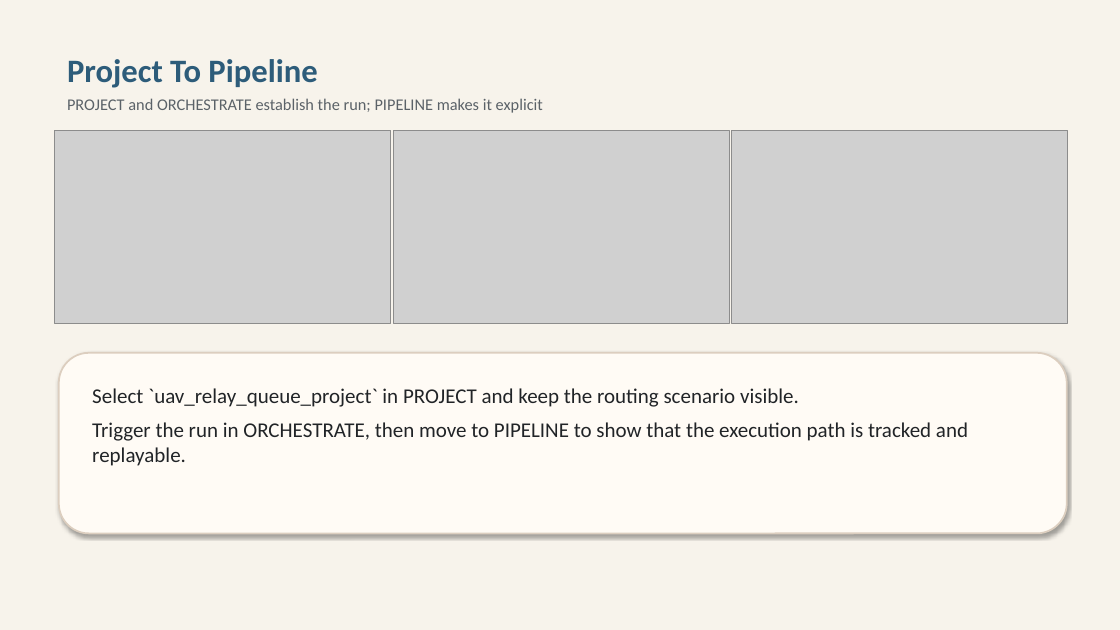
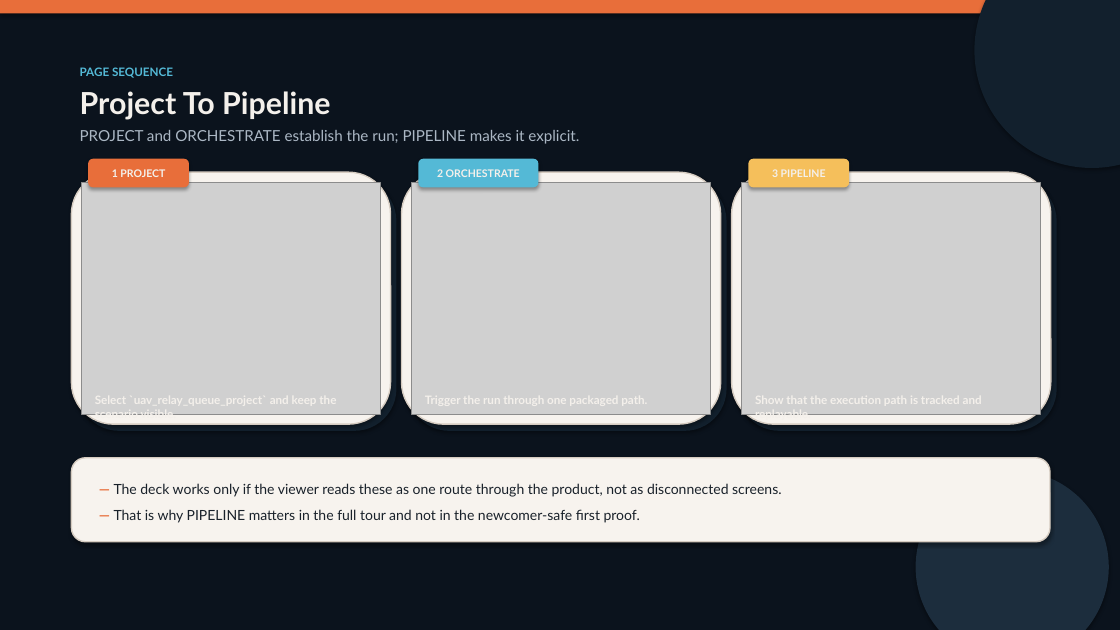
Before and after one commit to ThalesGroup/agilab, a slide deck: slide 3 of docs/source/AGILAB_UAV_Full_Tour_Slides.pptx. Drawn at 1120x630 pixels with LibreOffice and Linux fonts; fonts in the diff are those of the drawing; grey boxes stand for pictures. Boxes give left, top, right and bottom in pixels: in the first picture for what was removed or moved away, otherwise in the second. Text is boxed around its words. In the diff, an @@ line names an element or a change of style, - is before the commit and + after.

```diff
--- a/docs/source/AGILAB_UAV_Full_Tour_Slides.pptx
+++ b/docs/source/AGILAB_UAV_Full_Tour_Slides.pptx
@@ background #F7F3EB to #0B131D @@
@@ rectangle added at (0, 0, 1120, 13), fill #E86E3A @@
@@ ellipse added at (975, 0, 1120, 168), fill #12202D @@
@@ text "Project To Pipeline": place and size @@
-text "Project To Pipeline" at (67, 59, 543, 113)
+text "Project To Pipeline" at (80, 91, 579, 144)
@@ text added at (80, 67, 173, 78), 10 pt, text #54B9D6, bold @@
+PAGE SEQUENCE
@@ text at (80, 91, 330, 119): size 28 to 26 pt, font Calibri to Lato, text colour #2D5C7A to #F4F0EB in "Project To Pipeline"; more space between paragraphs @@
@@ picture removed at (55, 130, 391, 323) @@
@@ text at (80, 130, 579, 144): text changed; size 14 to 13 pt; font Calibri to Lato; text colour #5B6268 to #ABB7C4 @@
-PROJECT and ORCHESTRATE establish the run; PIPELINE makes it explicit
+PROJECT and ORCHESTRATE establish the run; PIPELINE makes it explicit.
@@ picture removed at (393, 130, 729, 323) @@
@@ picture removed at (732, 130, 1068, 323) @@
@@ rounded rectangle added at (71, 172, 391, 424), fill #F7F3EE, outline #D6CCC1 1.2 pt @@
@@ rounded rectangle added at (77, 179, 397, 431), fill #12202D @@
@@ rounded rectangle added at (88, 159, 189, 187), fill #E86E3A, 9 pt, text #F4F0EB, bold @@
+1 PROJECT
@@ rounded rectangle added at (402, 172, 721, 424), fill #F7F3EE, outline #D6CCC1 1.2 pt @@
@@ rounded rectangle added at (408, 179, 727, 431), fill #12202D @@
@@ rounded rectangle added at (418, 159, 539, 187), fill #54B9D6, 9 pt, text #F4F0EB, bold @@
+2 ORCHESTRATE
@@ rounded rectangle added at (732, 172, 1051, 424), fill #F7F3EE, outline #D6CCC1 1.2 pt @@
@@ rounded rectangle added at (738, 179, 1057, 431), fill #12202D @@
@@ rounded rectangle added at (749, 159, 849, 187), fill #F5BF5B, 9 pt, text #F4F0EB, bold @@
+3 PIPELINE
@@ picture added at (82, 182, 381, 414) @@
@@ picture added at (412, 182, 711, 414) @@
@@ picture added at (742, 182, 1041, 414) @@
@@ text removed at (92, 388, 968, 466) @@
-Select `uav_relay_queue_project` in PROJECT and keep the routing scenario visible.
-Trigger the run in ORCHESTRATE, then move to PIPELINE to show that the execution path is tracked and replayable.
@@ text added at (95, 414, 177, 421), 10 pt, text #F4F0EB, bold @@
+Select `uav_relay_queue_project` and keep the scenario visible.
@@ text added at (755, 414, 811, 421), 10 pt, text #F4F0EB, bold @@
+Show that the execution path is tracked and replayable.
@@ rounded rectangle: place and size @@
-rounded rectangle at (59, 353, 1067, 534)
+rounded rectangle at (71, 458, 1050, 542)
@@ rounded rectangle at (71, 458, 1050, 542): fill #FFFBF5 to #F7F3EE; outline #DCCEBF 1.5 pt to #D6CCC1 1.2 pt @@
@@ ellipse added at (916, 471, 1109, 630), fill #1C2D3D @@
@@ text added at (114, 483, 781, 523), 12 pt, text #19212A @@
+— The deck works only if the viewer reads these as one route through the product, not as disconnected screens.
+— That is why PIPELINE matters in the full tour and not in the newcomer-safe first proof.
```
Also in this commit, not shown: 3 other slides changed, 2 other files.
